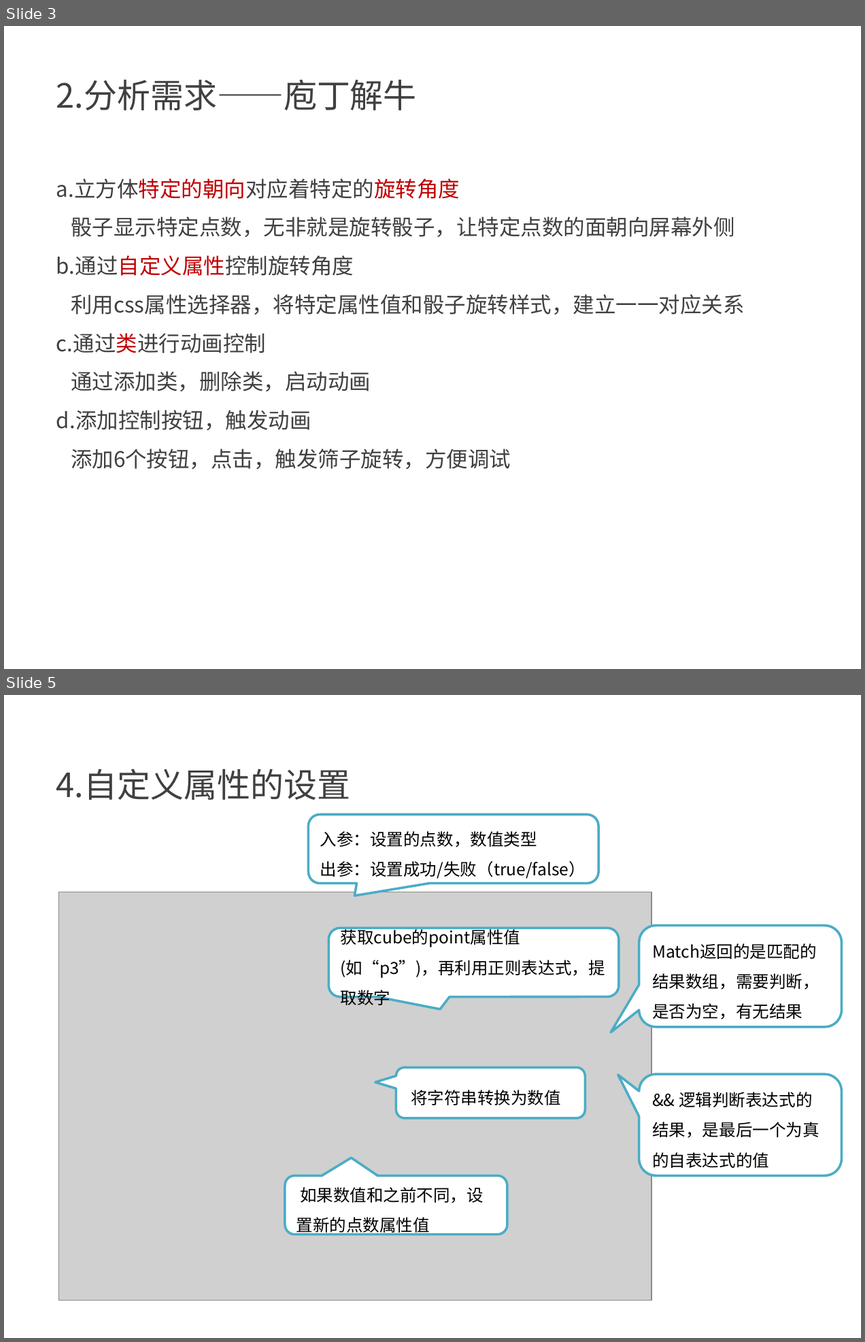
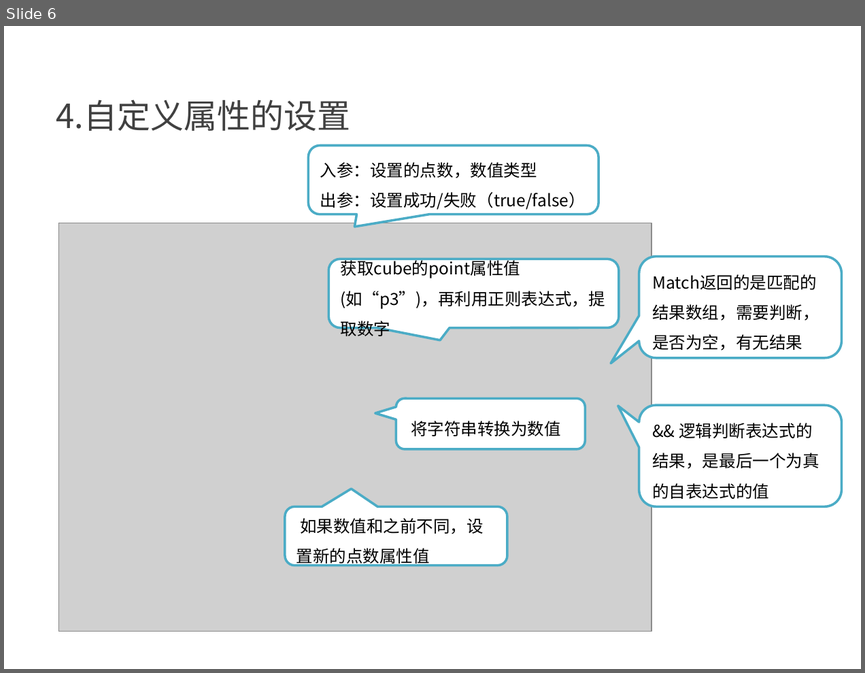
Before and after one commit to kong66/webAni, a slide deck: 5-3DLetter/3DLetter.pptx. Shown one above the other, each under a label of ours: slides 3 and 5 before the commit, slide 6 after it; the slides between them are not shown. The pictures are 865x1342 and 865x673 pixels, drawn with LibreOffice and Linux fonts; fonts in the diff are those of the drawing; grey boxes stand for pictures. Boxes give left, top, right and bottom in pixels: in the first picture for what was removed or moved away, otherwise in the second. Text is boxed around its words. In the diff, an @@ line names an element or a change of style, - is before the commit and + after.

```diff
--- a/5-3DLetter/3DLetter.pptx
+++ b/5-3DLetter/3DLetter.pptx
@@ slide 3 removed at [4,26,861,669], background #FFFFFF @@
@@ text removed at [56,80,417,110] @@
-2.分析需求——庖丁解牛
@@ text removed at [56,178,745,469] @@
-a.立方体特定的朝向对应着特定的旋转角度
-骰子显示特定点数，无非就是旋转骰子，让特定点数的面朝向屏幕外侧
-b.通过自定义属性控制旋转角度
-利用css属性选择器，将特定属性值和骰子旋转样式，建立一一对应关系
-c.通过类进行动画控制
-通过添加类，删除类，启动动画
-d.添加控制按钮，触发动画
-添加6个按钮，点击，触发筛子旋转，方便调试
@@ what was slide 5 is now slide 6 @@
```
Also in this commit, not shown: 1 slide changed, 4 slides added, 2 other slides removed, 4 other files.
